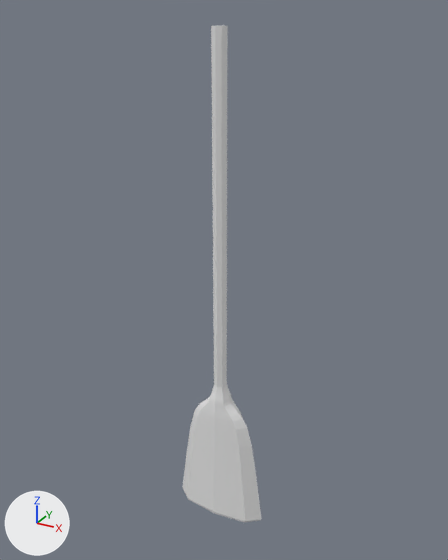
Before and after pictures for a commit that changed the FBX model Assets/Art/3d/broom.fbx.
One viewpoint serves both versions: a 50 mm camera at (0.364, -0.652, 0.231) aimed at (-0.002, 0.015, -0.102). Every picture has the same lights, and +X, +Y and +Z are marked at lower left.

Objects in the first picture: 'BroomHandle', 'BroomHead'.
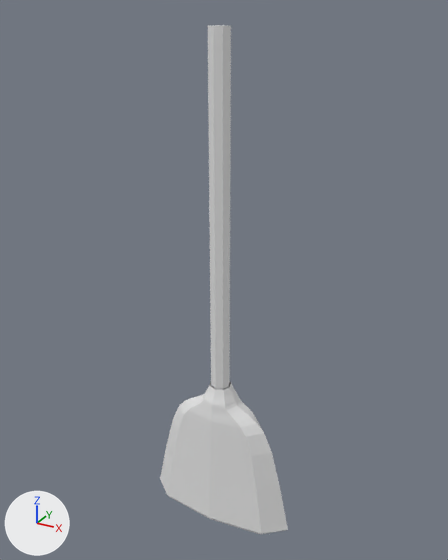
The change, as a diff of the scene's bpy script:
```diff
--- a/Assets/Art/3d/broom.fbx.py
+++ b/Assets/Art/3d/broom.fbx.py
@@ ob_broomhandle @@
 ob_broomhandle.location = (0.0, 0.0, -0.087)
-ob_broomhandle.scale = (0.00943, 0.00943, 0.169)
+ob_broomhandle.scale = (0.0136, 0.0136, 0.169)
@@ ob_broomhead @@
 ob_broomhead.location = (0.0, 0.0, -0.397)
-ob_broomhead.scale = (0.169, 0.169, 0.169)
+ob_broomhead.scale = (0.273, 0.273, 0.169)
```

What differs and where, as boxes (x1, y1, x2, y2) in the pictures (448 x 560 px):
'BroomHead', rescaled (59% wider, 10% taller)
    before: (182, 384, 262, 522)
    after: (160, 382, 288, 534)
'BroomHandle', rescaled
    before: (211, 26, 228, 387)
    after: (208, 25, 231, 389)
